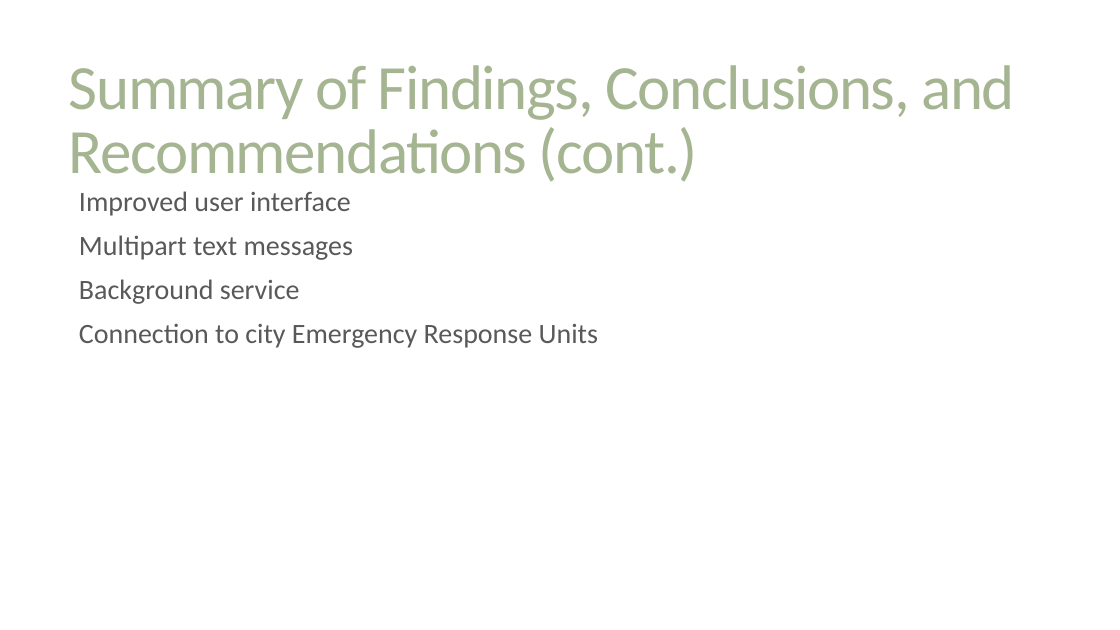
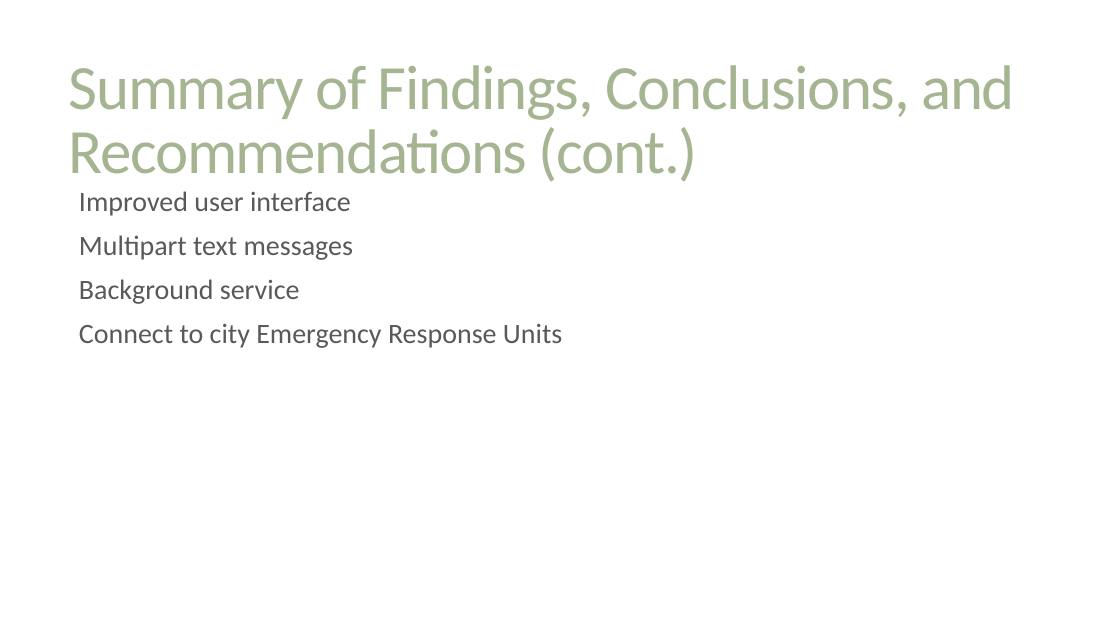
Before and after one commit to Talatsu92/Thesis, a slide deck: slide 35 of Documents/Thesis Defense.pptx (slide 34 before the commit). Drawn at 1120x630 pixels with LibreOffice and Linux fonts; fonts in the diff are those of the drawing. Boxes give left, top, right and bottom in pixels: in the first picture for what was removed or moved away, otherwise in the second. Text is boxed around its words. In the diff, an @@ line names an element or a change of style, - is before the commit and + after.

```diff
--- a/Documents/Thesis Defense.pptx
+++ b/Documents/Thesis Defense.pptx
@@ text at <box>79,324,562,348</box>: text changed @@
-  Connection to city Emergency Response Units
+  Connect to city Emergency Response Units
```
Also in this commit, not shown: 5 other slides changed, 2 slides added, 1 slide removed, 11 other files.
